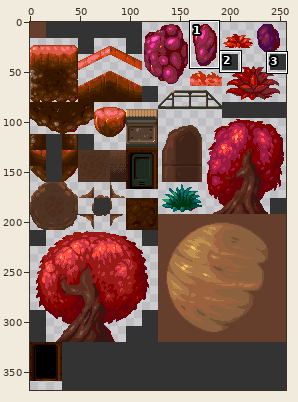
Two versions of one sprite sheet, Espacio unicroniano/Game/maps/TilesetMap1.png. Above, an overview of the earlier version with the close-up marked.
Close-up. As it was:
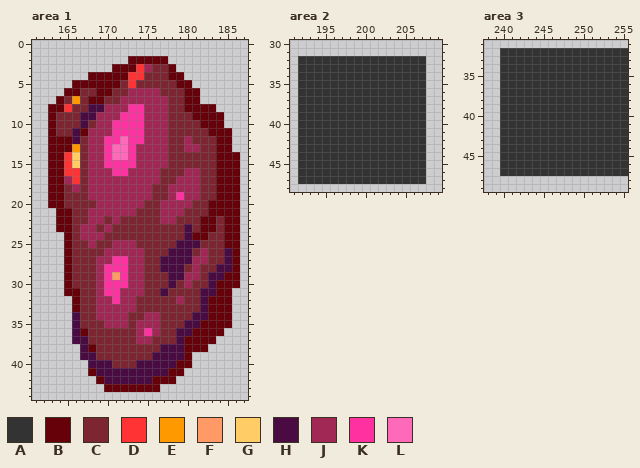
The file is 256x368 pixels. Pixels under 10% opacity are left out. Colours within 5 levels of each other are drawn and written as one. Shown: area 1: x 161..187, y 0..44; area 2: x 191..209, y 30..48; area 3: x 238..255, y 31..49. The commit also changed other parts of the picture, which this record leaves out.
Palette (. is transparent): A #333333  B #660009  C #7d2531  D #ff3333  E #ff9900  F #ff9966  G #ffcc66  H #4a0a42  J #a12855  K #ff30a0  L #ff69b9
Once edited:
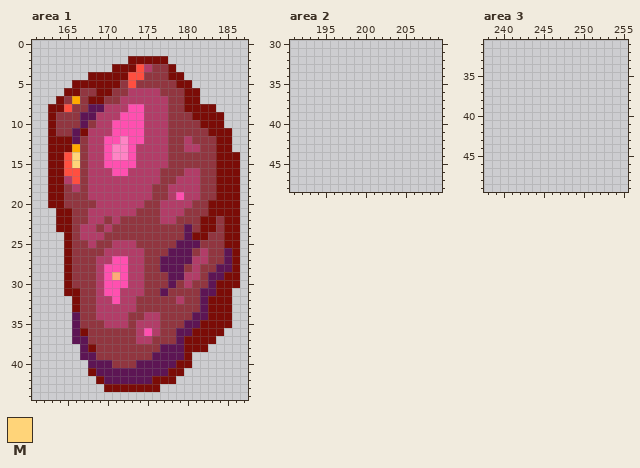
Colours new in this view: M #ffd479
Change:
@@ palette @@
-B #660009
+B #7b0c07
-C #7d2531
+C #913640
-D #ff3333
+D #ff4f40
-E #ff9900
+E #ffa900
-F #ff9966
+F #ffaa79
-H #4a0a42
+H #5d1554
-J #a12855
+J #b23d68
-K #ff30a0
+K #ff50b0
-L #ff69b9
+L #ff84c5
--- area 1
@@ x 164..168 @@
 13 BBECJ
-14 BDGCJ
-15 BDGCJ
+14 BDMCJ
+15 BDMCJ
 16 BDDCJ
--- area 2
@@ x 191..209 @@
 31 ...................
-32 .AAAAAAAAAAAAAAAA..
-33 .AAAAAAAAAAAAAAAA..
-34 .AAAAAAAAAAAAAAAA..
-35 .AAAAAAAAAAAAAAAA..
-36 .AAAAAAAAAAAAAAAA..
-37 .AAAAAAAAAAAAAAAA..
-38 .AAAAAAAAAAAAAAAA..
-39 .AAAAAAAAAAAAAAAA..
-40 .AAAAAAAAAAAAAAAA..
-41 .AAAAAAAAAAAAAAAA..
-42 .AAAAAAAAAAAAAAAA..
-43 .AAAAAAAAAAAAAAAA..
-44 .AAAAAAAAAAAAAAAA..
-45 .AAAAAAAAAAAAAAAA..
-46 .AAAAAAAAAAAAAAAA..
-47 .AAAAAAAAAAAAAAAA..
+32 ...................
+33 ...................
+34 ...................
+35 ...................
+36 ...................
+37 ...................
+38 ...................
+39 ...................
+40 ...................
+41 ...................
+42 ...................
+43 ...................
+44 ...................
+45 ...................
+46 ...................
+47 ...................
 48 ...................
--- area 3
@@ x 238..255 @@
 31 ..................
-32 ..AAAAAAAAAAAAAAAA
-33 ..AAAAAAAAAAAAAAAA
-34 ..AAAAAAAAAAAAAAAA
-35 ..AAAAAAAAAAAAAAAA
-36 ..AAAAAAAAAAAAAAAA
-37 ..AAAAAAAAAAAAAAAA
-38 ..AAAAAAAAAAAAAAAA
-39 ..AAAAAAAAAAAAAAAA
-40 ..AAAAAAAAAAAAAAAA
-41 ..AAAAAAAAAAAAAAAA
-42 ..AAAAAAAAAAAAAAAA
-43 ..AAAAAAAAAAAAAAAA
-44 ..AAAAAAAAAAAAAAAA
-45 ..AAAAAAAAAAAAAAAA
-46 ..AAAAAAAAAAAAAAAA
-47 ..AAAAAAAAAAAAAAAA
+32 ..................
+33 ..................
+34 ..................
+35 ..................
+36 ..................
+37 ..................
+38 ..................
+39 ..................
+40 ..................
+41 ..................
+42 ..................
+43 ..................
+44 ..................
+45 ..................
+46 ..................
+47 ..................
 48 ..................
